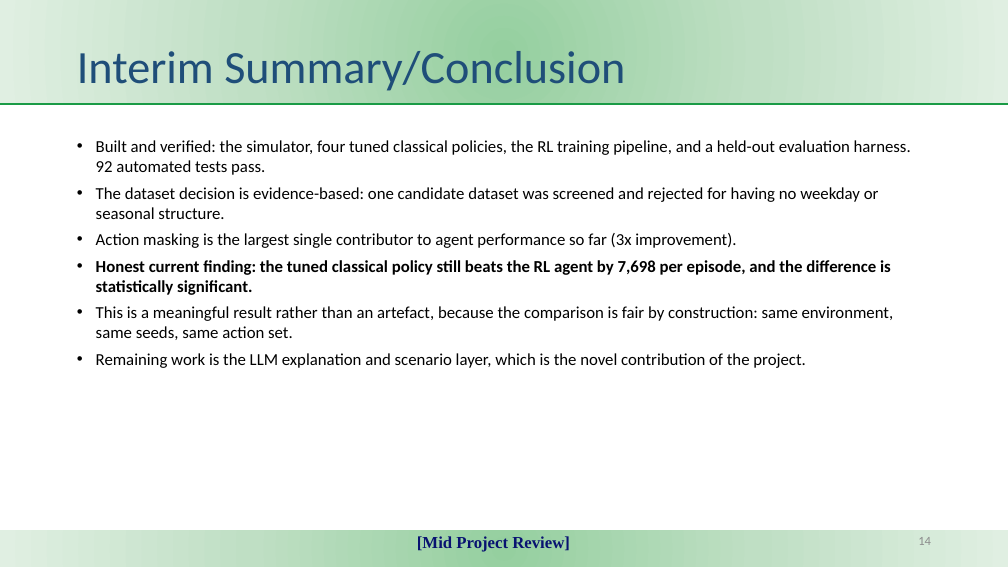
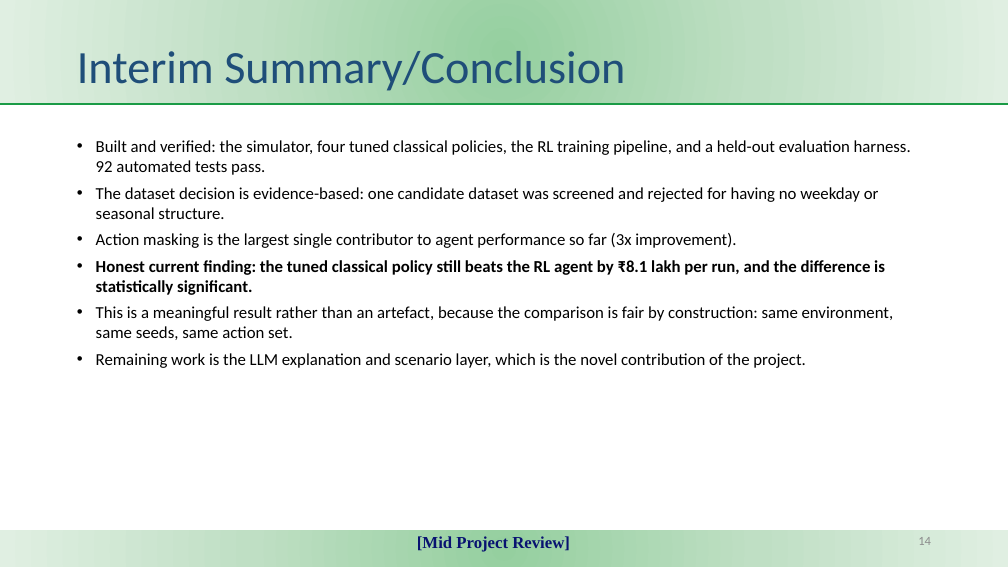
Before and after one commit to KJSK-Koushik/Supply-AI-RL-Explainable-supply-chain-Optimisation, a slide deck: slide 14 of reports/SupplyAI-RL_Mid_Project_Review.pptx. Drawn at 1008x567 pixels with LibreOffice and Linux fonts; fonts in the diff are those of the drawing. Boxes give left, top, right and bottom in pixels: in the first picture for what was removed or moved away, otherwise in the second. Text is boxed around its words. In the diff, an @@ line names an element or a change of style, - is before the commit and + after.

```diff
--- a/reports/SupplyAI-RL_Mid_Project_Review.pptx
+++ b/reports/SupplyAI-RL_Mid_Project_Review.pptx
@@ text at bbox=[96, 260, 885, 295]: text changed @@
-• Honest current finding: the tuned classical policy still beats the RL agent by 7,698 per episode, and the difference is statistically significant.
+• Honest current finding: the tuned classical policy still beats the RL agent by ₹8.1 lakh per run, and the difference is statistically significant.
```
Also in this commit, not shown: 3 other slides changed, 12 other files.
